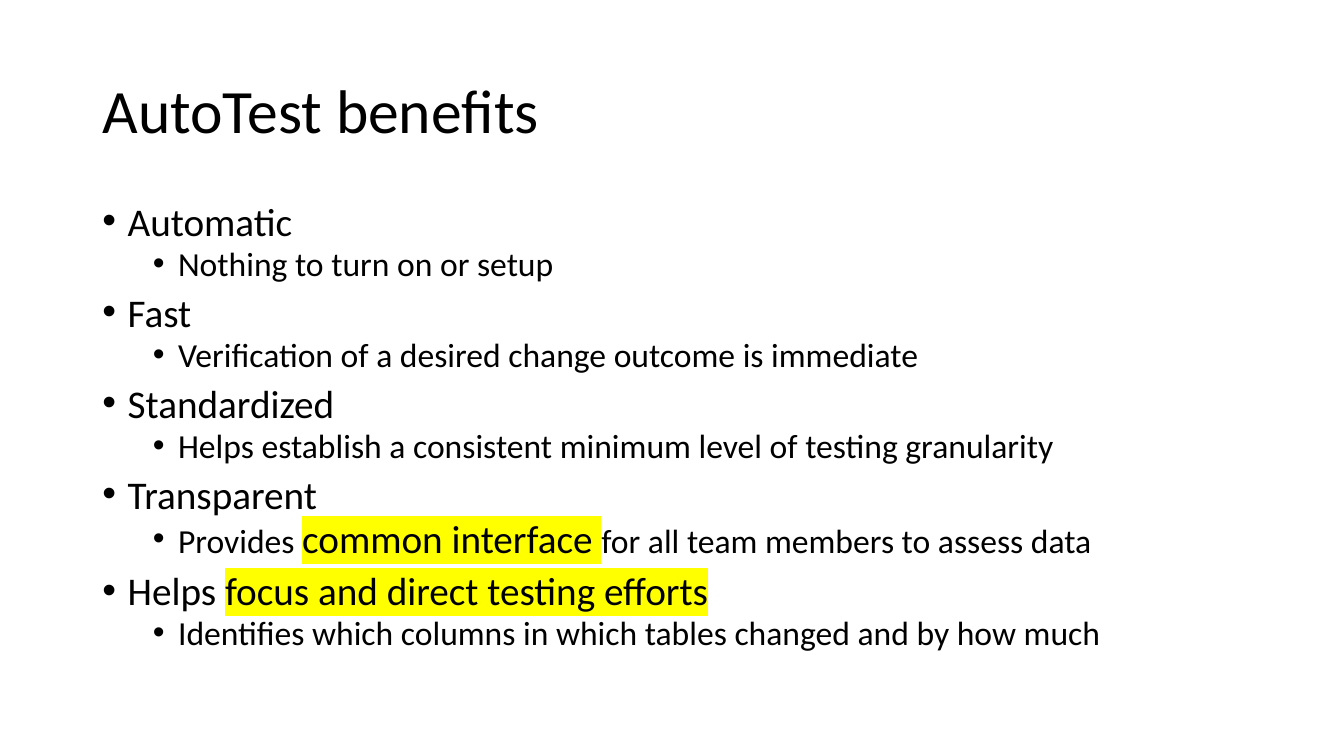
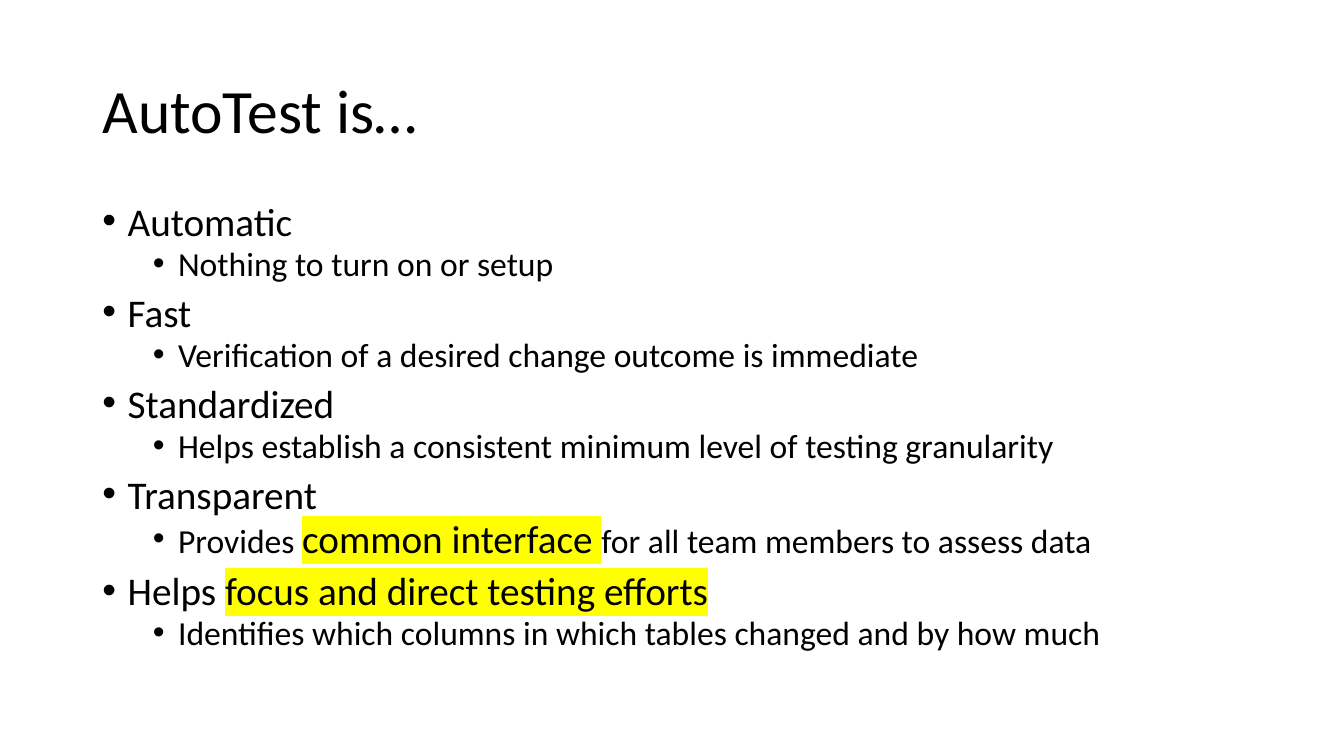
Before and after one commit to VCHDecisionSupport/MsSqlAutoTest, a slide deck: slide 4 of Documentation/AutoTest DevsPresentation.pptx (slide 5 before the commit). Drawn at 1344x756 pixels with LibreOffice and Linux fonts; fonts in the diff are those of the drawing. Boxes give left, top, right and bottom in pixels: in the first picture for what was removed or moved away, otherwise in the second. Text is boxed around its words. In the diff, an @@ line names an element or a change of style, - is before the commit and + after.

```diff
--- a/Documentation/AutoTest DevsPresentation.pptx
+++ b/Documentation/AutoTest DevsPresentation.pptx
@@ title at bbox=[102, 90, 417, 134]: text changed @@
-AutoTest benefits
+AutoTest is…
```
Also in this commit, not shown: 1 other slide changed, 2 slides added, 2 other files.
